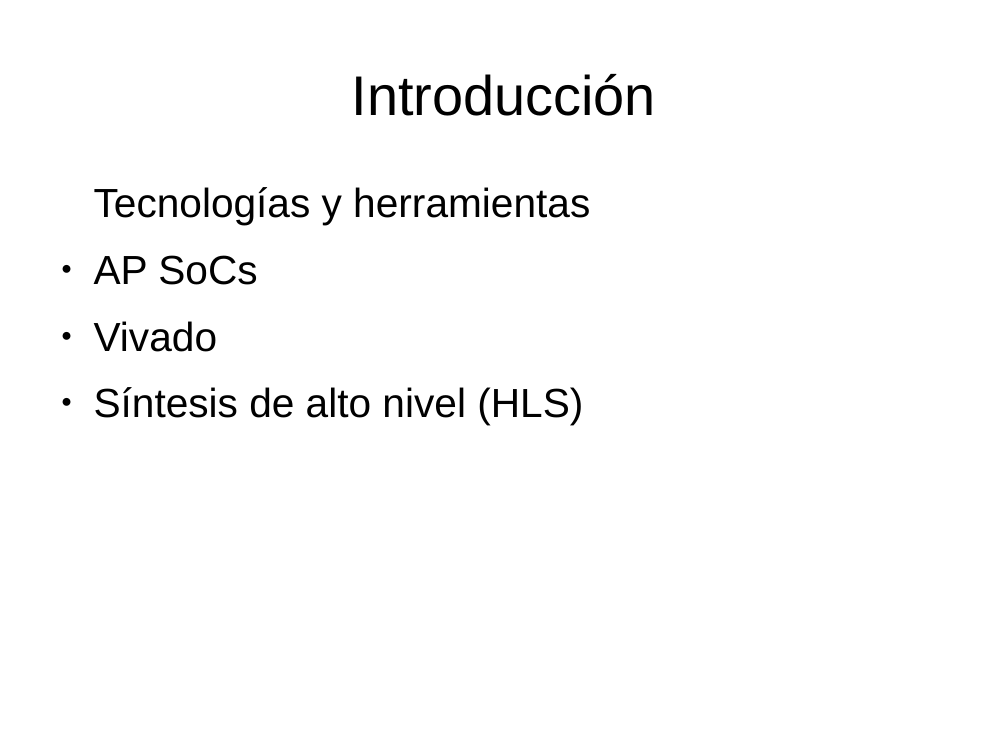
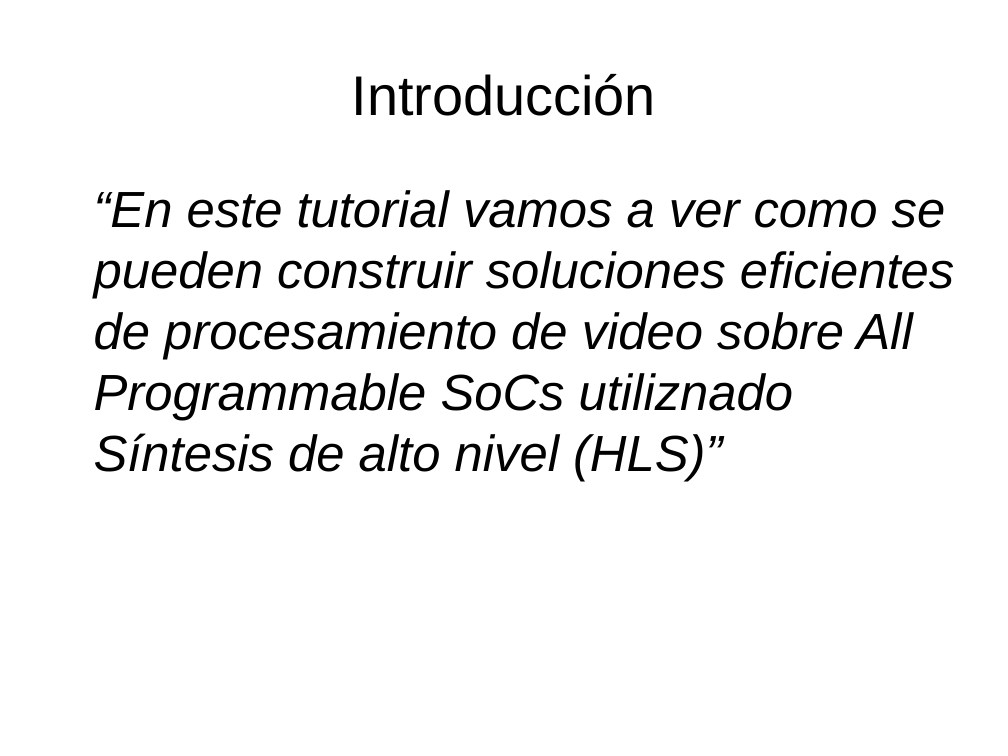
Before and after one commit to miguelgarcia/sase2017-hls-video, a slide deck: slide 2 of presentacion.odp. Drawn at 1008x756 pixels with LibreOffice and Linux fonts; fonts in the diff are those of the drawing. Boxes give left, top, right and bottom in pixels: in the first picture for what was removed or moved away, otherwise in the second. Text is boxed around its words. In the diff, an @@ line names an element or a change of style, - is before the commit and + after.

```diff
--- a/presentacion.odp
+++ b/presentacion.odp
@@ text at [94, 190, 954, 482]: text changed; size 32 to 40 pt; italic on @@
-Tecnologías y herramientas
-● AP SoCs
-● Vivado
-● Síntesis de alto nivel (HLS)
+“En este tutorial vamos a ver como se pueden construir soluciones eficientes de procesamiento de video sobre All Programmable SoCs utiliznado Síntesis de alto nivel (HLS)”
```
Also in this commit, not shown: 16 other slides changed, 5 slides added, 2 slides removed.
